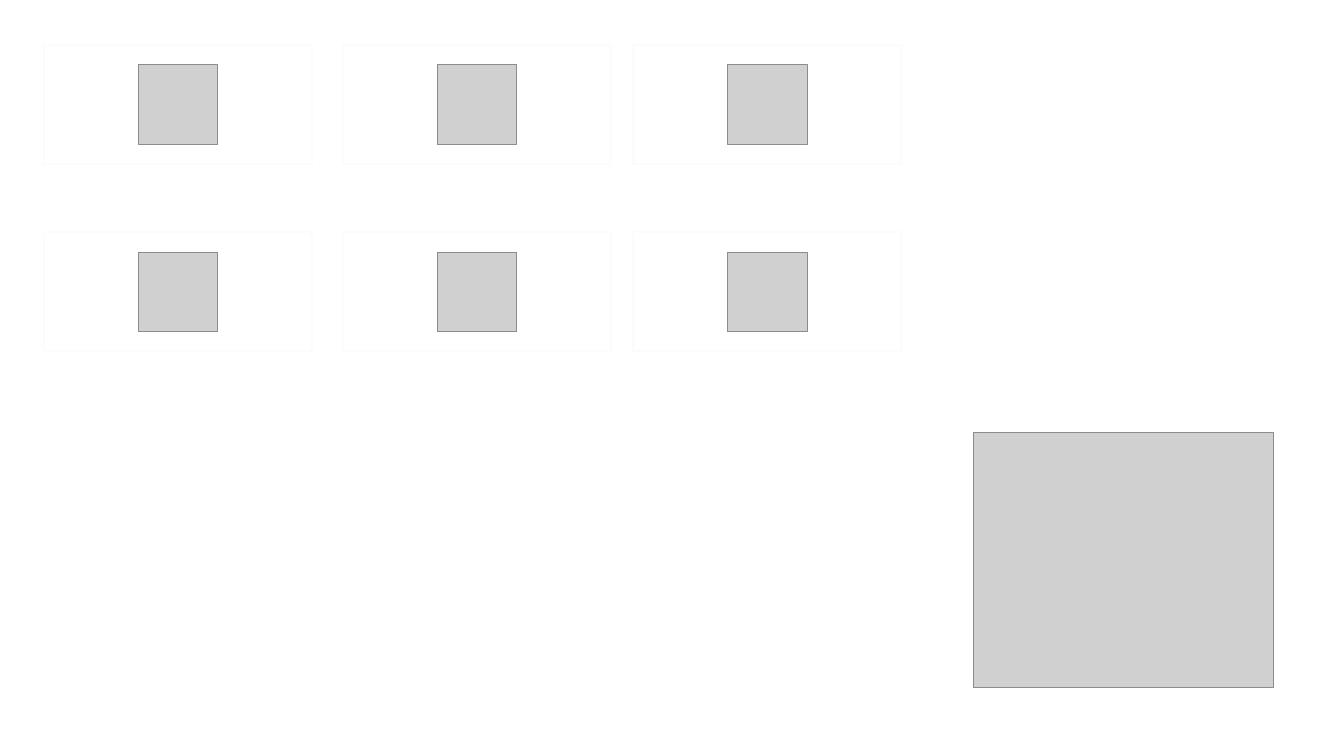
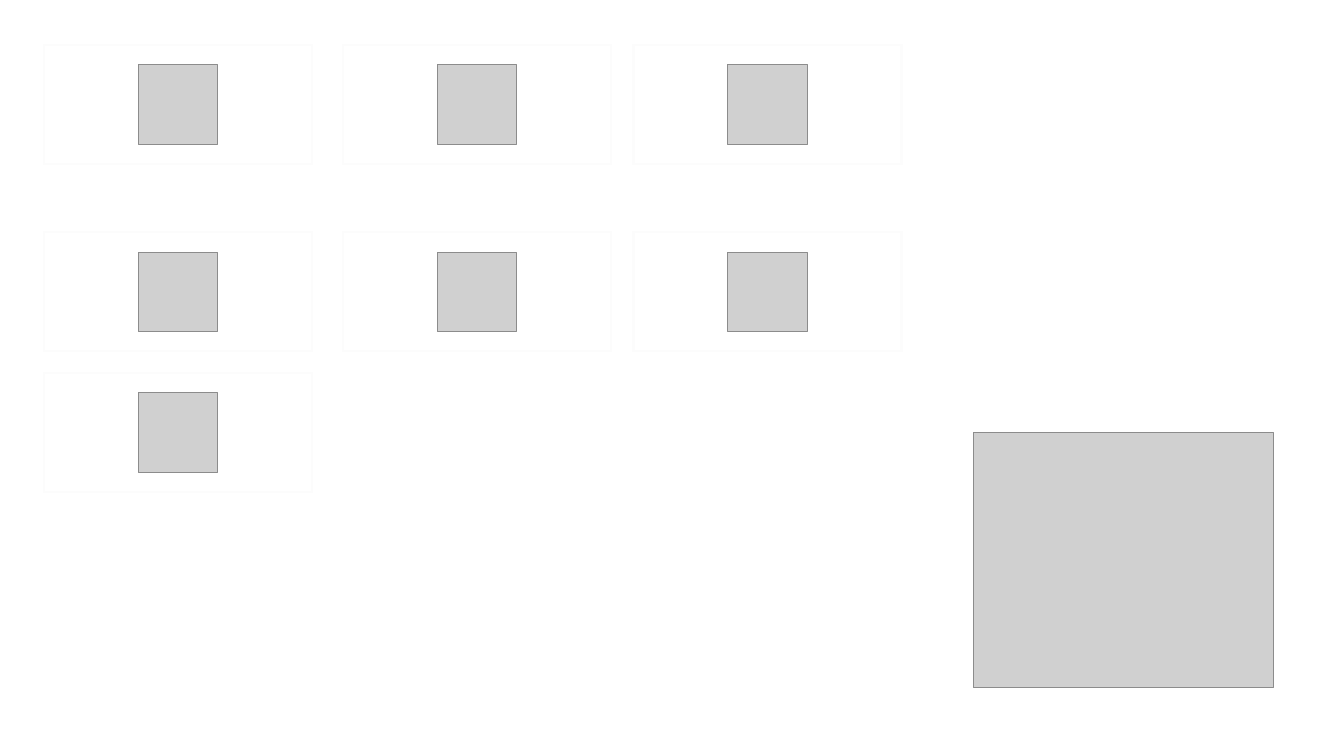
Before and after one commit to aimms/how-to, a slide deck: slide 1 of Images/home.pptx. Drawn at 1344x756 pixels with LibreOffice and Linux fonts; fonts in the diff are those of the drawing; grey boxes stand for pictures. Boxes give left, top, right and bottom in pixels: in the first picture for what was removed or moved away, otherwise in the second. Text is boxed around its words. In the diff, an @@ line names an element or a change of style, - is before the commit and + after.

```diff
--- a/Images/home.pptx
+++ b/Images/home.pptx
@@ rectangle added at [44,373,313,492], outline #FCFCFC 1.5 pt @@
@@ picture added at [138,393,218,473] @@
```
Also in this commit, not shown: 2 other files.
